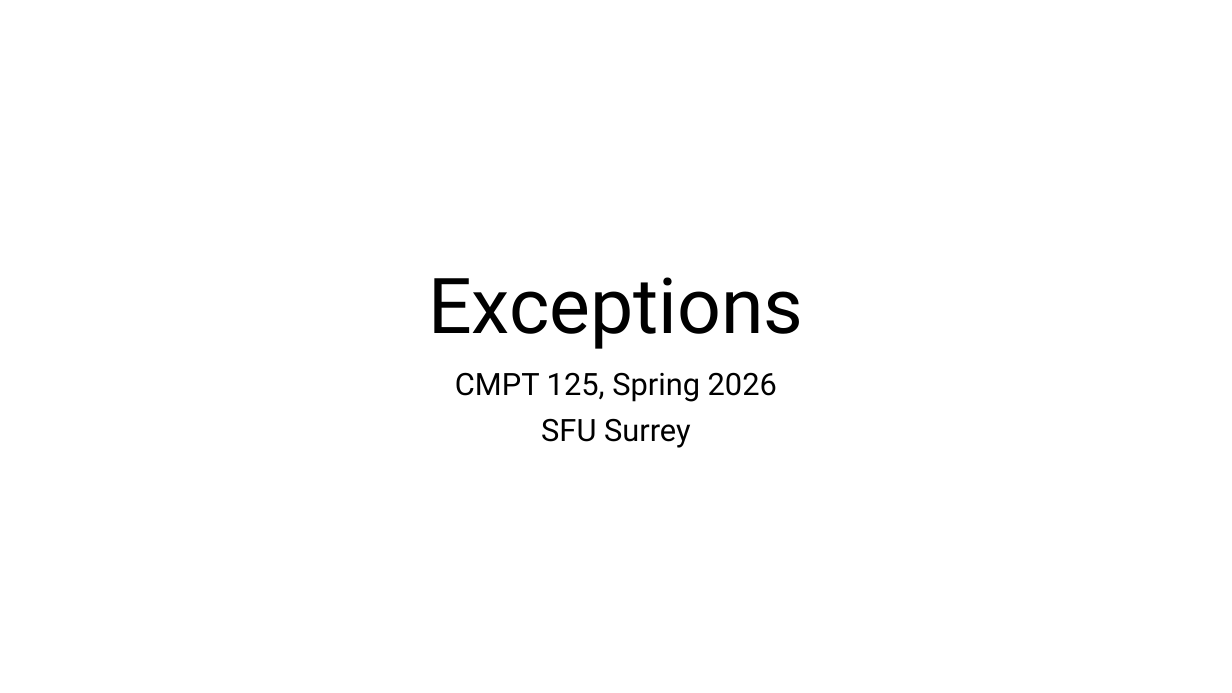
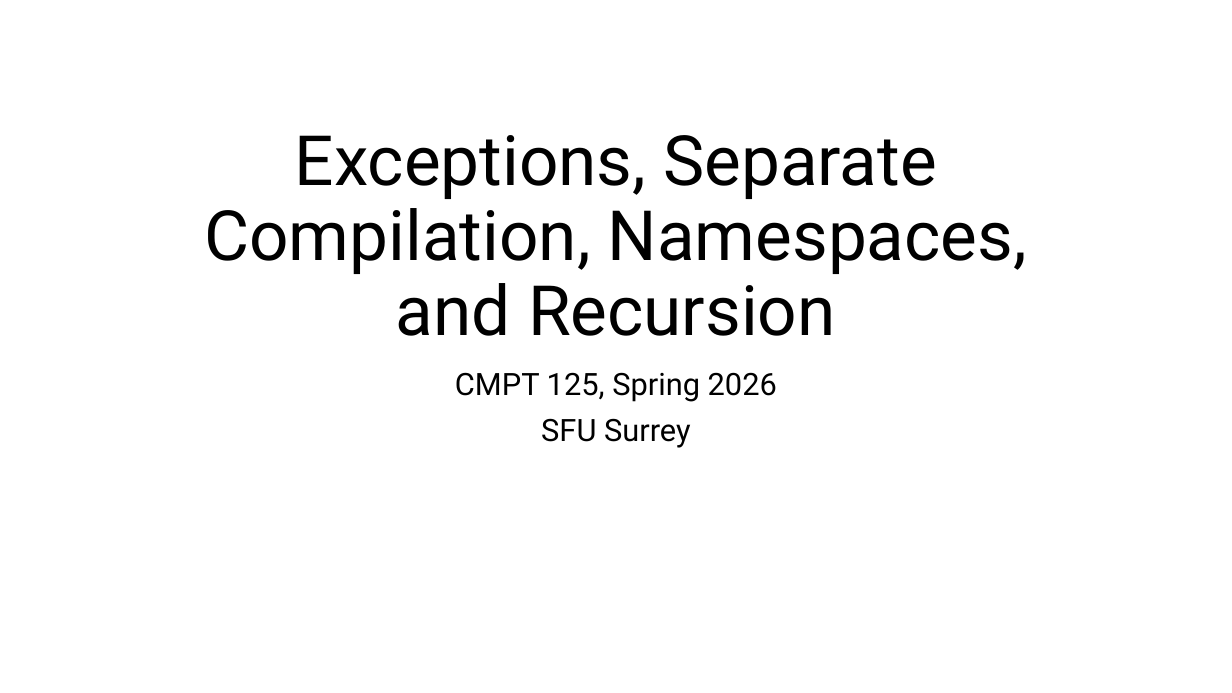
Before and after one commit to tjd1234/cmpt125spring2026, a slide deck: slide 1 of notes/week8/week8.pptx. Drawn at 1232x693 pixels with LibreOffice and Linux fonts; fonts in the diff are those of the drawing. Boxes give left, top, right and bottom in pixels: in the first picture for what was removed or moved away, otherwise in the second. Text is boxed around its words. In the diff, an @@ line names an element or a change of style, - is before the commit and + after.

```diff
--- a/notes/week8/week8.pptx
+++ b/notes/week8/week8.pptx
@@ title at <box>204,135,1027,336</box>: text changed; size 60 to 54 pt @@
-Exceptions
+Exceptions, Separate Compilation, Namespaces, and Recursion
```
Also in this commit, not shown: 21 other slides changed, 20 slides added, 6 other files.
